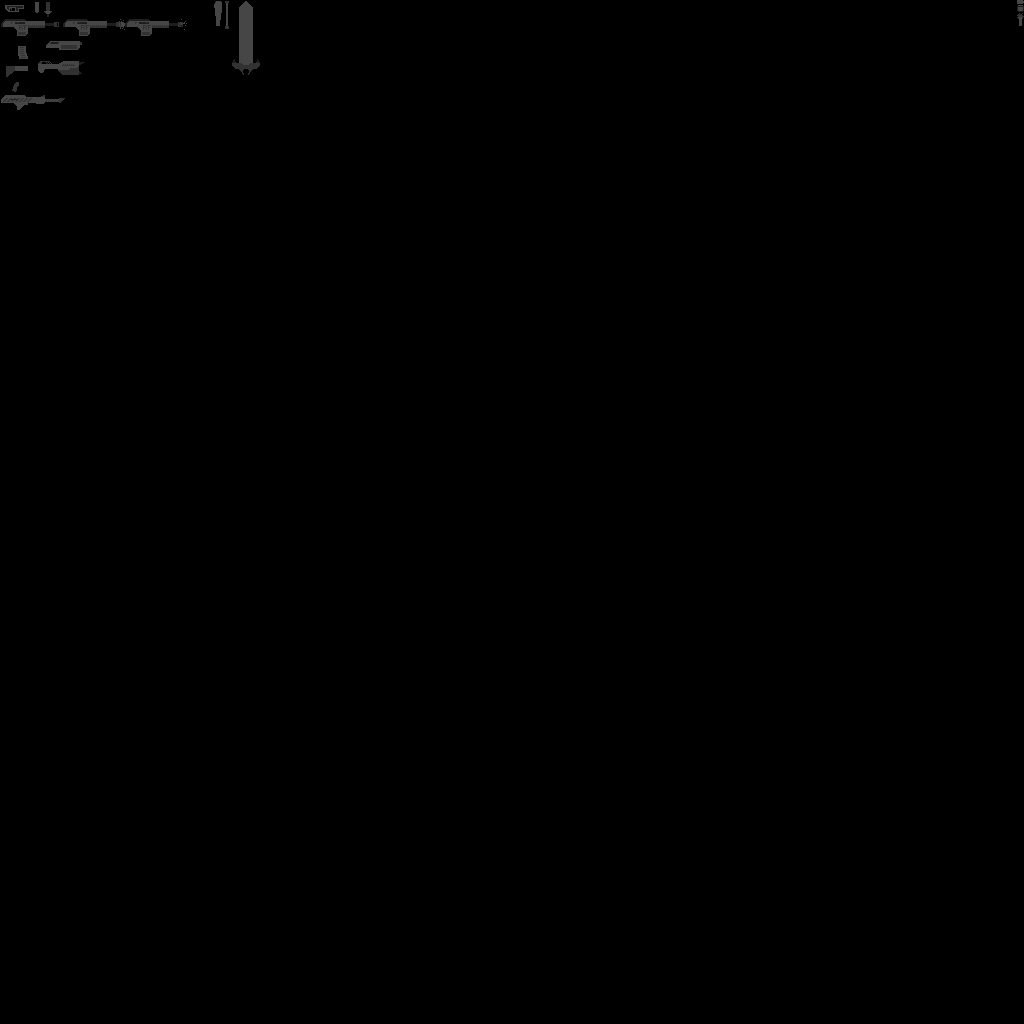
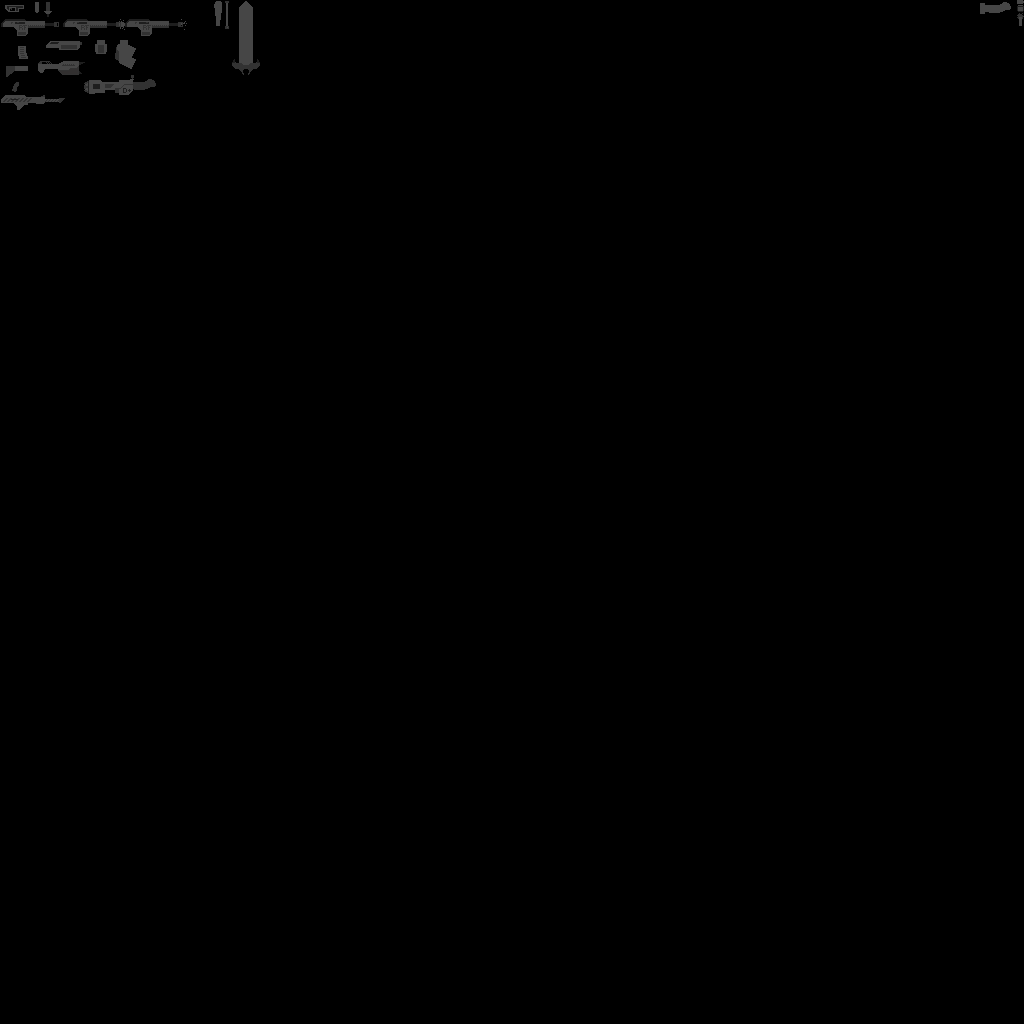
Layers edited between the first and the second 1024 × 1024 image:
painted on "Guns Alpha" over bbox(84, 2, 1011, 95)
